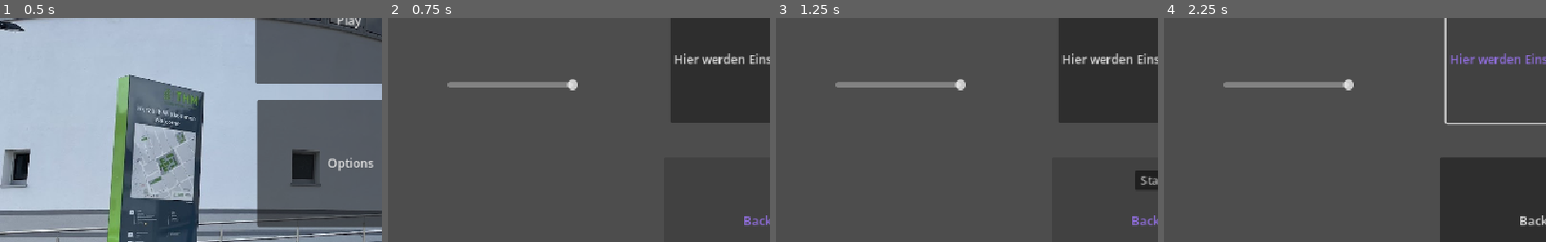
Above: before the commit, frames 1-4 (left to right).
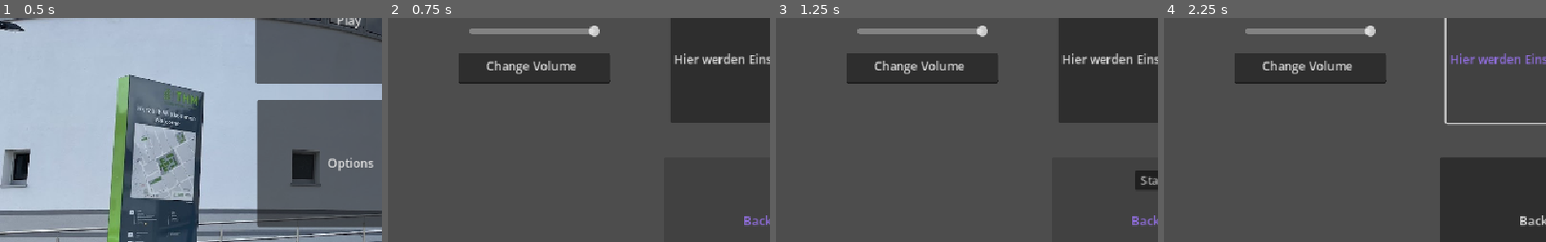
Above: after the commit, the same moments.

Repository: JustusBSchmidt04/LuckeRun
Game: Godot game, scene res://Szene/Startbildschirm/main_menu_bg.tscn
Same seed, same stepped clock (60 frames per second), same inputs: the game is played once before the commit and once after it.
Inputs:
- Up to frame 1 (0.5 s): no input
- Up to frame 2 (0.75 s): click "Options" at 0.5 s
- Up to frame 3 (1.25 s): no input
- Up to frame 4 (2.25 s): hold D (right) 1.28-2 s; tap Space (jump) at 1.52 s; click "Hier werden Einstellungen sein" at 2 s
The pictures show only the part of the screen within x 3-53%, y 20-69%; the shares and areas given below are measured in that part.

Frame 1 is identical in both runs. In frame 2, 6.6% of the frame differs, in the area x 15-59%, y 3-33%; in frame 3, 6.6%; in frame 4, 6.6%.

Commit message:
Better readability

Diff:
--- a/luckerun/Szene/OptionenSeite/option_screen.tscn
+++ b/luckerun/Szene/OptionenSeite/option_screen.tscn
@@ -43,14 +43,22 @@
 
 [node name="VolumeSlider" type="HSlider" parent="Control"]
 layout_mode = 2
-offset_left = 112.0
-offset_top = 184.0
-offset_right = 287.0
-offset_bottom = 229.0
+offset_left = 141.0
+offset_top = 112.0
+offset_right = 316.0
+offset_bottom = 157.0
 tooltip_text = "Change Volume"
 min_value = -30.0
 max_value = 0.0
 step = 0.1
 
+[node name="TextEdit" type="TextEdit" parent="Control/VolumeSlider"]
+layout_mode = 0
+offset_left = -15.0
+offset_top = 52.0
+offset_right = 188.0
+offset_bottom = 93.0
+text = "        Change Volume"
+
 [node name="AudioStreamPlayer2D" type="AudioStreamPlayer2D" parent="."]
 stream = SubResource("AudioStream_1deg5")
